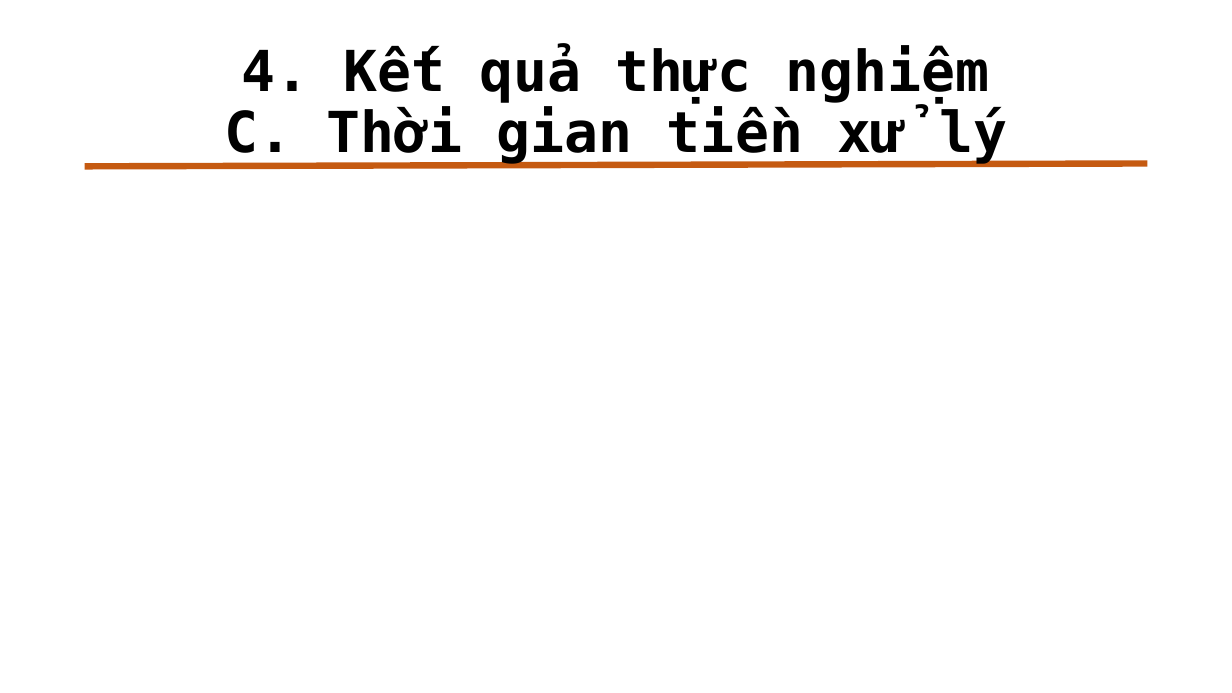
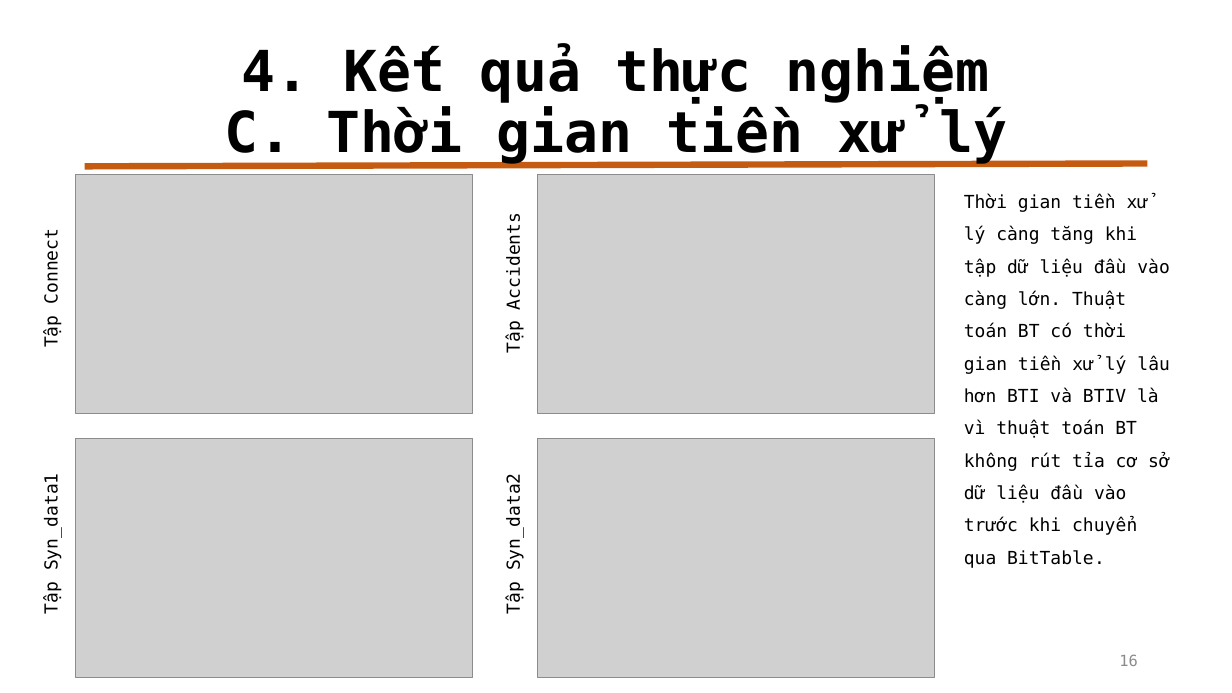
Before and after one commit to duychinhnguyenvn/Mining-Top-K-Co-Occurrence-Items, a slide deck: slide 16 of Slide Bao Cao.pptx. Drawn at 1232x693 pixels with LibreOffice and Linux fonts; fonts in the diff are those of the drawing; grey boxes stand for pictures. Boxes give left, top, right and bottom in pixels: in the first picture for what was removed or moved away, otherwise in the second. Text is boxed around its words. In the diff, an @@ line names an element or a change of style, - is before the commit and + after.

```diff
--- a/Slide Bao Cao.pptx
+++ b/Slide Bao Cao.pptx
@@ text added at [964,194,1170,568], 14 pt, text #000000 @@
+Thời gian tiền xử lý càng tăng khi tập dữ liệu đầu vào càng lớn. Thuật toán BT có thời gian tiền xử lý lâu hơn BTI và BTIV là vì thuật toán BT không rút tỉa cơ sở dữ liệu đầu vào trước khi chuyển qua BitTable.
@@ group added at [41,175,935,677]: 4 pictures, 4 texts @@
+Tập Connect
+Tập Syn_data1
+Tập Accidents
+Tập Syn_data2
@@ page number added at [1119,654,1137,666], 12 pt, text #8C8C8C @@
+16
```
Also in this commit, not shown: 17 other slides changed, 1 slide added, 1 other file.
